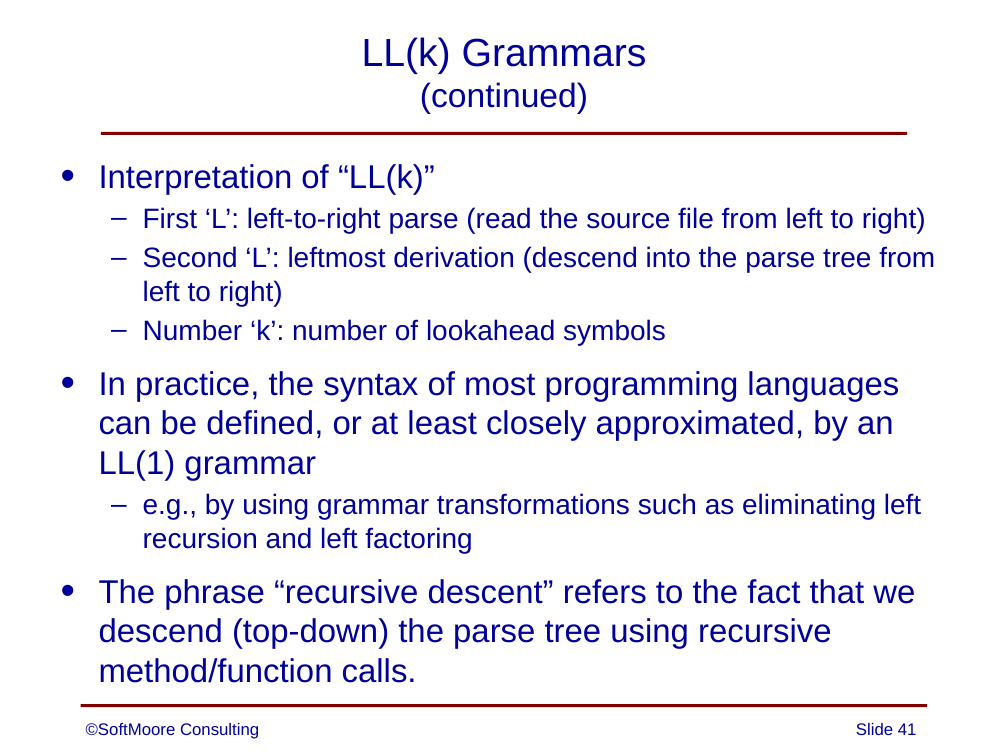
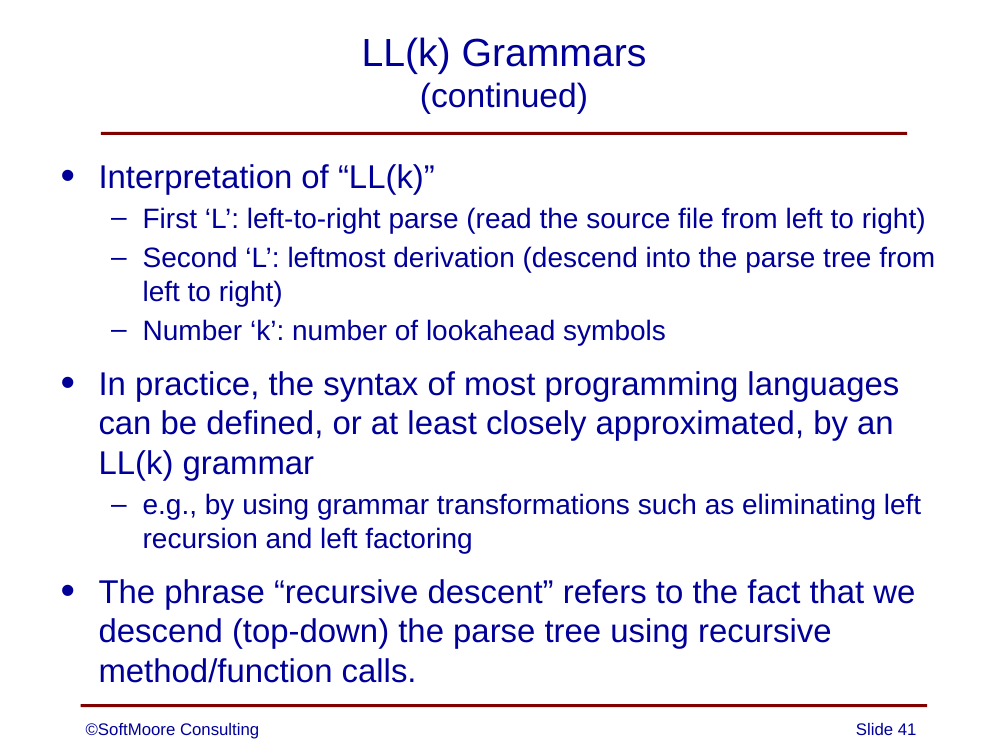
Before and after one commit to SoftMoore/CPRL-Java-3rd, a slide deck: slide 41 of PowerPoints/06 - Syntax Analysis.pptx. Drawn at 1008x756 pixels with LibreOffice and Linux fonts; fonts in the diff are those of the drawing. Boxes give left, top, right and bottom in pixels: in the first picture for what was removed or moved away, otherwise in the second. Text is boxed around its words. In the diff, an @@ line names an element or a change of style, - is before the commit and + after.

```diff
--- a/PowerPoints/06 - Syntax Analysis.pptx
+++ b/PowerPoints/06 - Syntax Analysis.pptx
@@ text at <box>99,371,899,481</box>: text changed @@
-• In practice, the syntax of most programming languages can be defined, or at least closely approximated, by an LL(1) grammar
+• In practice, the syntax of most programming languages can be defined, or at least closely approximated, by an LL(k) grammar
```
Also in this commit, not shown: 1 other slide changed.
